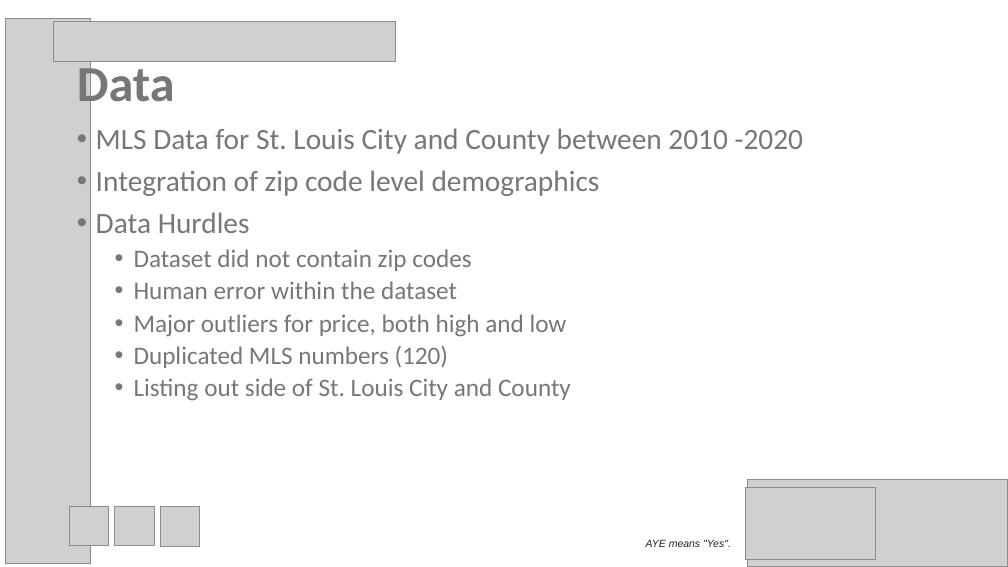
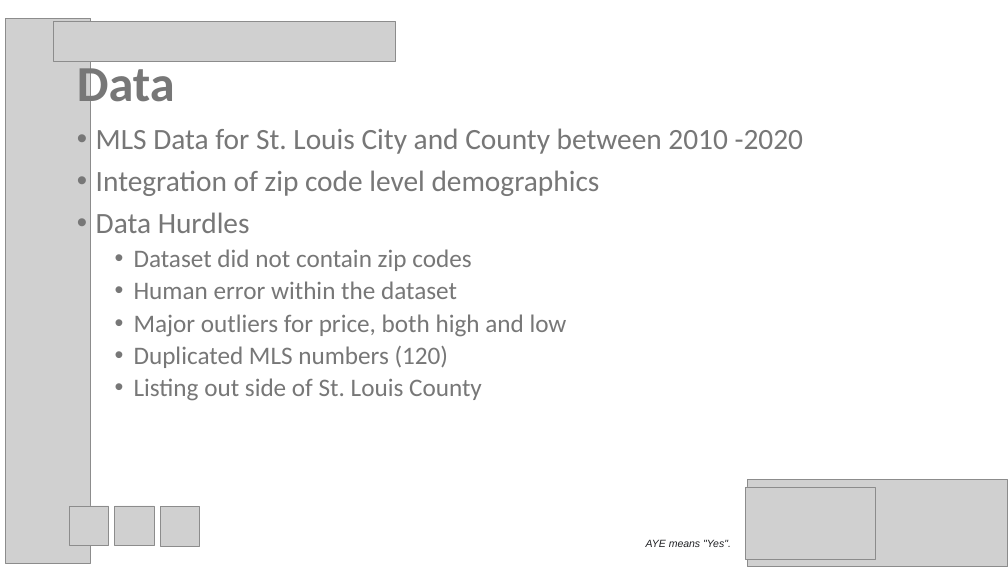
Before and after one commit to psychicesp/AI-AI, a slide deck: slide 5 of Project3_Presentation.pptx. Drawn at 1008x567 pixels with LibreOffice and Linux fonts; fonts in the diff are those of the drawing; grey boxes stand for pictures. Boxes give left, top, right and bottom in pixels: in the first picture for what was removed or moved away, otherwise in the second. Text is boxed around its words. In the diff, an @@ line names an element or a change of style, - is before the commit and + after.

```diff
--- a/Project3_Presentation.pptx
+++ b/Project3_Presentation.pptx
@@ text at (x1=134, y1=378, x2=482, y2=401): text changed @@
-  • Listing out side of St. Louis City and County
+  • Listing out side of St. Louis County
```
Also in this commit, not shown: 1 other slide changed, 15 other files.
